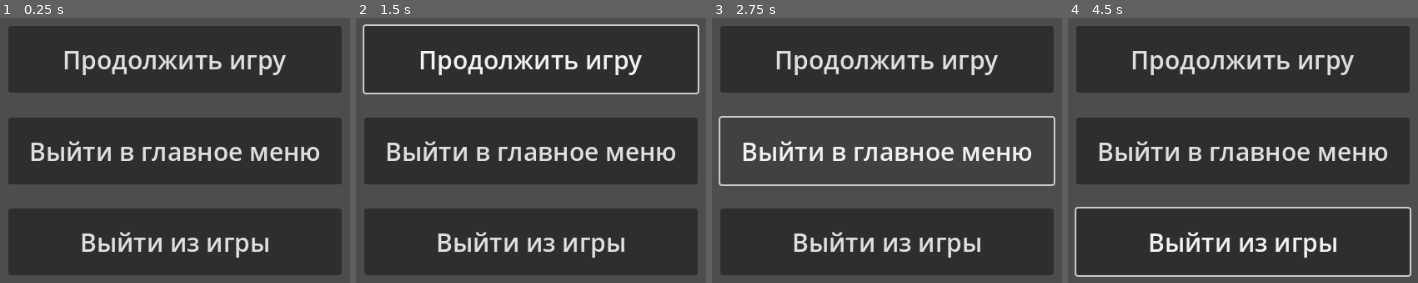
Above: before the commit, frames 1-4 (left to right).
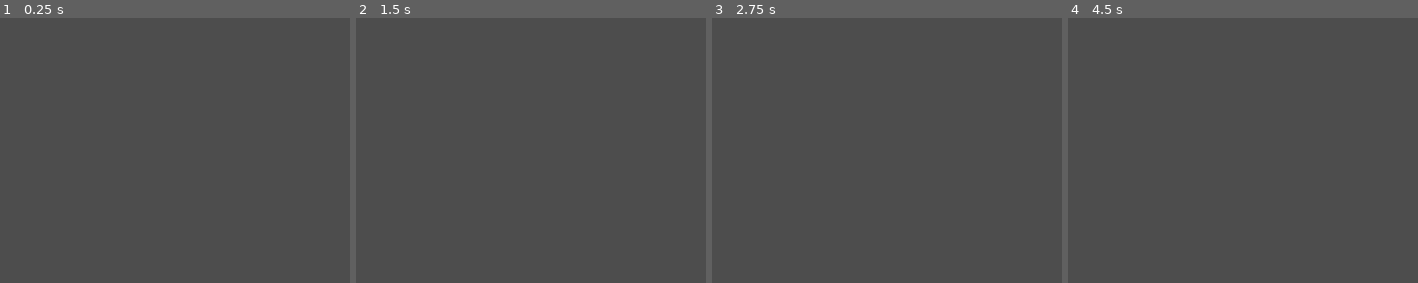
Above: after the commit, the same moments.

Repository: Dkoplik/Paint-it-Black
Game: Godot game, scene res://pause_menu.tscn
Two runs of this game, one before a commit and one after it. Both use one fixed random seed, a clock stepped at 60 frames per second and the inputs below. This scene is started directly instead of the project's main scene.
Inputs (mouse positions are in pixels of both pictures, inside the frame that each line leads up to):
- Up to frame 1 (0.25 s): no input
- Up to frame 2 (1.5 s): click (531, 60) at 0.5 s, where only the run before the commit has a clickable "Продолжить игру"; tap Enter at 1.25 s; move the mouse to (outside the picture) at 1.27 s; press the mouse at (outside the picture) at 1.28 s; hold D (move_right) from 1.28 s (still down)
- Up to frame 3 (2.75 s): keep holding D (move_right); tap Space (jump) at 1.52, 2, 2.27 s; move the mouse to (726, 174) at 2.02 s; release the mouse at (726, 174) at 2.03 s; click (726, 174) at 2.1 s
- Up to frame 4 (4.5 s): move the mouse to (1323, 52) at 2.77 s; release D (move_right) at 2.78 s; press the mouse at (1323, 52) at 2.78 s; hold A (move_left) 2.78-3.53 s; tap Enter at 3.5 s; move the mouse to (1204, 240) at 3.52 s; release the mouse at (1204, 240) at 3.53 s; hold D (move_right) from 3.53 s (still down); click (1204, 240) at 3.6 s; tap Space (jump) at 3.77 s; move the mouse to (outside the picture) at 4.27 s; press the mouse at (outside the picture) at 4.28 s

The runs differ from the first frame. In frame 1, 69% of the frame differs, in the area x 2-98%, y 3-97%; in frame 2, 71%, in the area x 1-99%, y 2-97%; in frame 3, 50%; in frame 4, 71%.

Commit message:
Обновил меню паузы
Убрал ненужную переменную и исправил баг при переключении в главное меню.

Diff:
--- a/Paint-it-Black/pause_manager.gd
+++ b/Paint-it-Black/pause_manager.gd
@@ -1,26 +1,27 @@
-extends Node
+extends Control
 
-@onready var pause_menu = $"../PauseMenu"
+func _ready():
+	hide()
 
-var game_paused: bool = false
 
-func _process(delta):
-	if Input.is_action_just_pressed("esc"):
-		game_paused = !game_paused
+func _input(event):
+	if event.is_action_pressed("esc"):
+		switch_pause()
 
-	if game_paused == true:
-		get_tree().paused = true
-		pause_menu.show()
+
+func switch_pause() -> void:
+	get_tree().paused = !get_tree().paused
+	if get_tree().paused:
+		show()
 	else:
-		get_tree().paused = false
-		pause_menu.hide()
-
+		hide()
 
 
 func _on_continue_button_pressed():
-	game_paused = !game_paused
+	switch_pause()
 
 func _on_exit_to_main_menu_button_pressed():
+	switch_pause()
 	get_tree().change_scene_to_file("res://main_menu.tscn")
 
 
--- a/Paint-it-Black/pause_menu.tscn
+++ b/Paint-it-Black/pause_menu.tscn
@@ -1,4 +1,6 @@
-[gd_scene format=3 uid="uid://k34ercw2vbnj"]
+[gd_scene load_steps=2 format=3 uid="uid://k34ercw2vbnj"]
+
+[ext_resource type="Script" path="res://pause_manager.gd" id="1_m2ijo"]
 
 [node name="PauseMenu" type="Control"]
 process_mode = 3
@@ -6,6 +8,7 @@
 anchors_preset = 0
 offset_right = 960.0
 offset_bottom = 540.0
+script = ExtResource("1_m2ijo")
 
 [node name="ContinueButton" type="Button" parent="."]
 layout_mode = 0
@@ -33,3 +36,7 @@
 offset_bottom = 419.0
 theme_override_font_sizes/font_size = 30
 text = "Выйти из игры"
+
+[connection signal="pressed" from="ContinueButton" to="." method="_on_continue_button_pressed"]
+[connection signal="pressed" from="ExitToMainMenuButton" to="." method="_on_exit_to_main_menu_button_pressed"]
+[connection signal="pressed" from="ExitGameButton" to="." method="_on_exit_game_button_pressed"]
